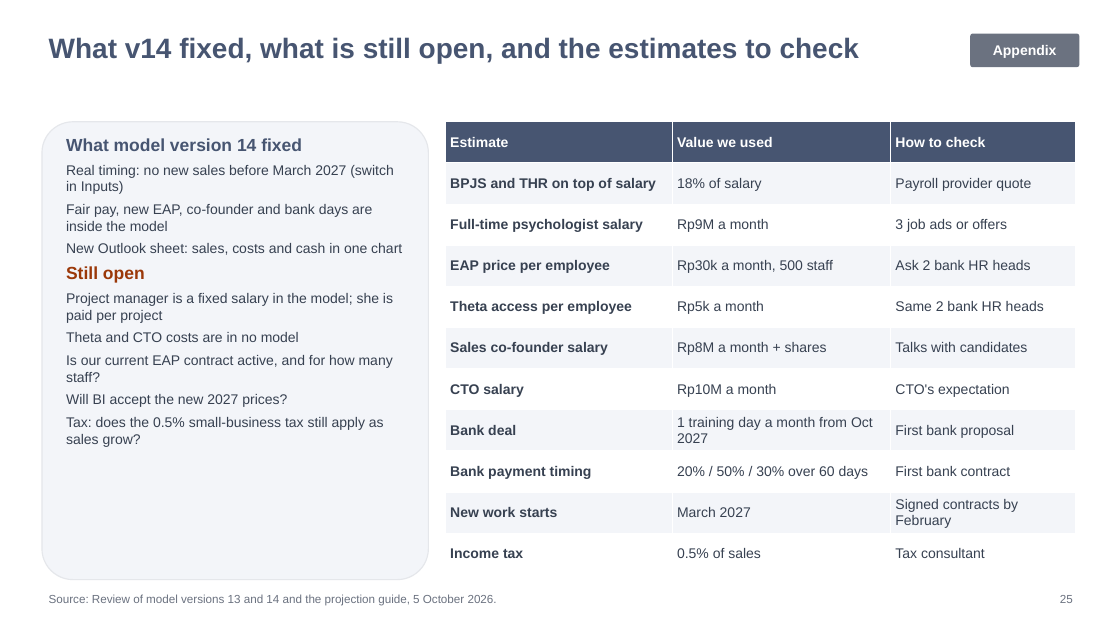
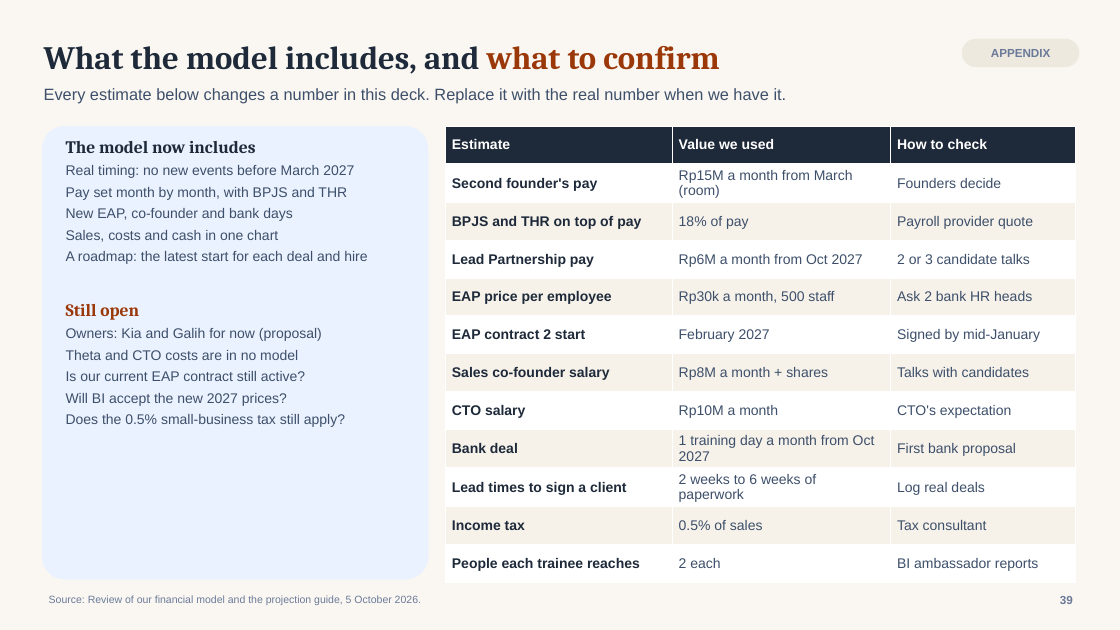
Before and after one commit to galihnxs/financial-estimations, a slide deck: slide 39 of TemanJourney_Growth_Recommendation.pptx (slide 25 before the commit). Drawn at 1120x630 pixels with LibreOffice and Linux fonts; fonts in the diff are those of the drawing. Boxes give left, top, right and bottom in pixels: in the first picture for what was removed or moved away, otherwise in the second. Text is boxed around its words. In the diff, an @@ line names an element or a change of style, - is before the commit and + after.

```diff
--- a/TemanJourney_Growth_Recommendation.pptx
+++ b/TemanJourney_Growth_Recommendation.pptx
@@ background #FFFFFF to #FAF7F2 @@
@@ text "What the model includes, and ..." at (44,46,719,74): vertical alignment top to middle @@
@@ text at (44,46,719,74): text changed; size 24 to 28 pt; font Arial to Cambria; text colour #475571 to #1E2A3A @@
-What v14 fixed, what is still open, and the estimates to check
+What the model includes, and what to confirm
@@ rounded rectangle "APPENDIX": place and size @@
-rounded rectangle "APPENDIX" at (970,34,1080,67)
+rounded rectangle "APPENDIX" at (962,39,1080,67)
@@ rounded rectangle "APPENDIX" at (962,39,1080,67): fill #6B7280 to #EEE9DF; proportions changed @@
@@ text in rounded rectangle at (991,49,1050,57): text changed; size 12 to 10 pt; text colour #FFFFFF to #6B7A99 @@
-Appendix
+APPENDIX
@@ text added at (44,88,787,104), 14 pt, text #3D4F6A @@
+Every estimate below changes a number in this deck. Replace it with the real number when we have it.
@@ rounded rectangle "The model now includes": place and size @@
-rounded rectangle "The model now includes" at (42,122,429,580)
+rounded rectangle "The model now includes" at (42,126,429,580)
@@ rounded rectangle "The model now includes" at (42,126,429,580): fill #F3F5F9 to #EAF2FF; outline #E5E7EB 1 pt to none; proportions changed @@
@@ text in rounded rectangle at (66,141,367,264): text changed; text colour #374151 to #3D4F6A @@
-What model version 14 fixed
-Real timing: no new sales before March 2027 (switch in Inputs)
-Fair pay, new EAP, co-founder and bank days are inside the model
-New Outlook sheet: sales, costs and cash in one chart
+The model now includes
+Real timing: no new events before March 2027
+Pay set month by month, with BPJS and THR
+New EAP, co-founder and bank days
+Sales, costs and cash in one chart
+A roadmap: the latest start for each deal and hire
@@ table at (445,126,1075,580) @@
-row 2: BPJS and THR on top of salary | 18% of salary | Payroll provider quote
-row 3: Full-time psychologist salary | Rp9M a month | 3 job ads or offers
+row 2: Second founder's pay | Rp15M a month from March (room) | Founders decide
+row 3: BPJS and THR on top of pay | 18% of pay | Payroll provider quote
+row 4: Lead Partnership pay | Rp6M a month from Oct 2027 | 2 or 3 candidate talks
-row 5: Theta access per employee | Rp5k a month | Same 2 bank HR heads
+row 6: EAP contract 2 start | February 2027 | Signed by mid-January
-row 9: Bank payment timing | 20% / 50% / 30% over 60 days | First bank contract
-row 10: New work starts | March 2027 | Signed contracts by February
+row 10: Lead times to sign a client | 2 weeks to 6 weeks of paperwork | Log real deals
+row 12: People each trainee reaches | 2 each | BI ambassador reports
@@ table: place and size @@
-table at (445,122,1075,575)
+table at (445,126,1075,580)
@@ text in rounded rectangle at (66,328,322,341): text changed; text colour #374151 to #3D4F6A @@
-Project manager is a fixed salary in the model; she is paid per project
+Owners: Kia and Galih for now (proposal)
@@ text in rounded rectangle at (66,304,298,406): font Arial to Cambria in "Still open"; text colour #374151 to #3D4F6A in "Theta and CTO costs are in no ...", "Will BI accept the new 2027 prices?"; less space between paragraphs @@
@@ text in rounded rectangle at (66,371,305,381): text changed; text colour #374151 to #3D4F6A @@
-Is our current EAP contract active, and for how many staff?
+Is our current EAP contract still active?
@@ text in rounded rectangle at (66,414,345,427): text changed; text colour #374151 to #3D4F6A @@
-Tax: does the 0.5% small-business tax still apply as sales grow?
+Does the 0.5% small-business tax still apply?
@@ text at (49,595,421,605): text changed; size 10 to 9 pt; text colour #6B7280 to #6B7A99 @@
-Source: Review of model versions 13 and 14 and the projection guide, 5 October 2026.
+Source: Review of our financial model and the projection guide, 5 October 2026.
@@ text at (1060,596,1073,604): text changed; text colour #6B7280 to #6B7A99; bold on @@
-25
+39
```
Also in this commit, not shown: 13 other slides changed, 26 slides added, 11 slides removed, 9 other files.
